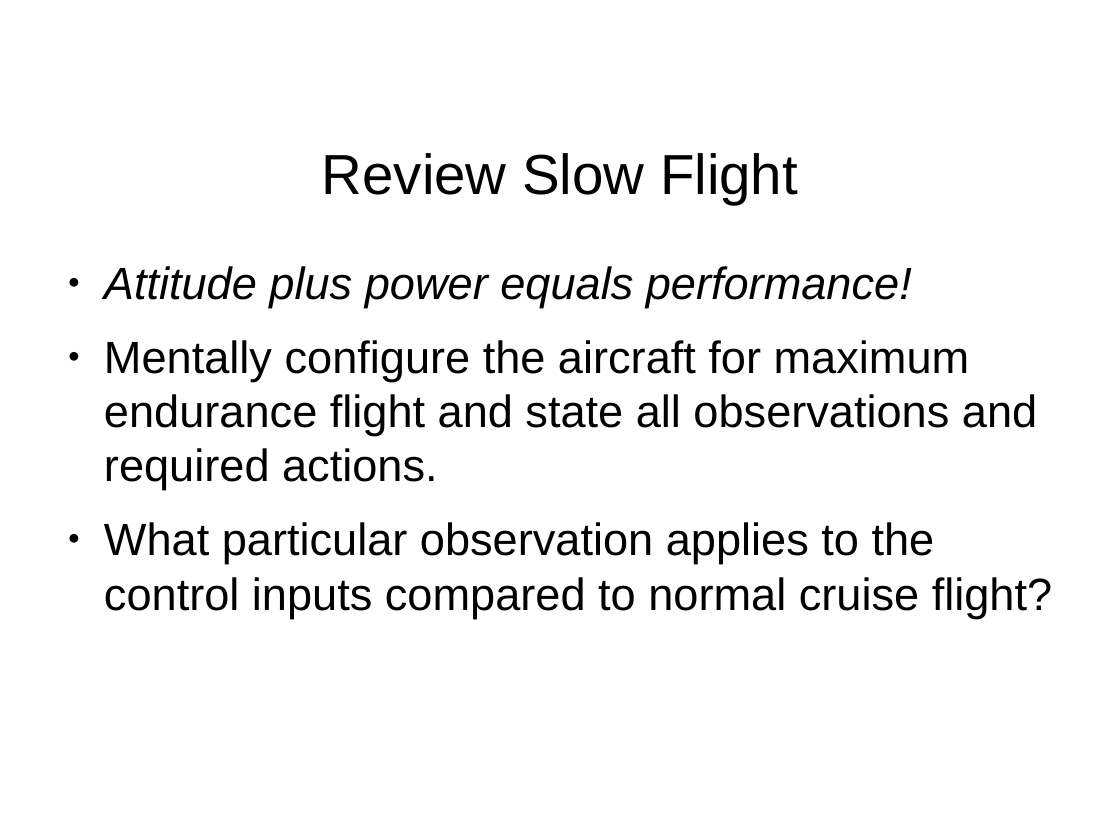
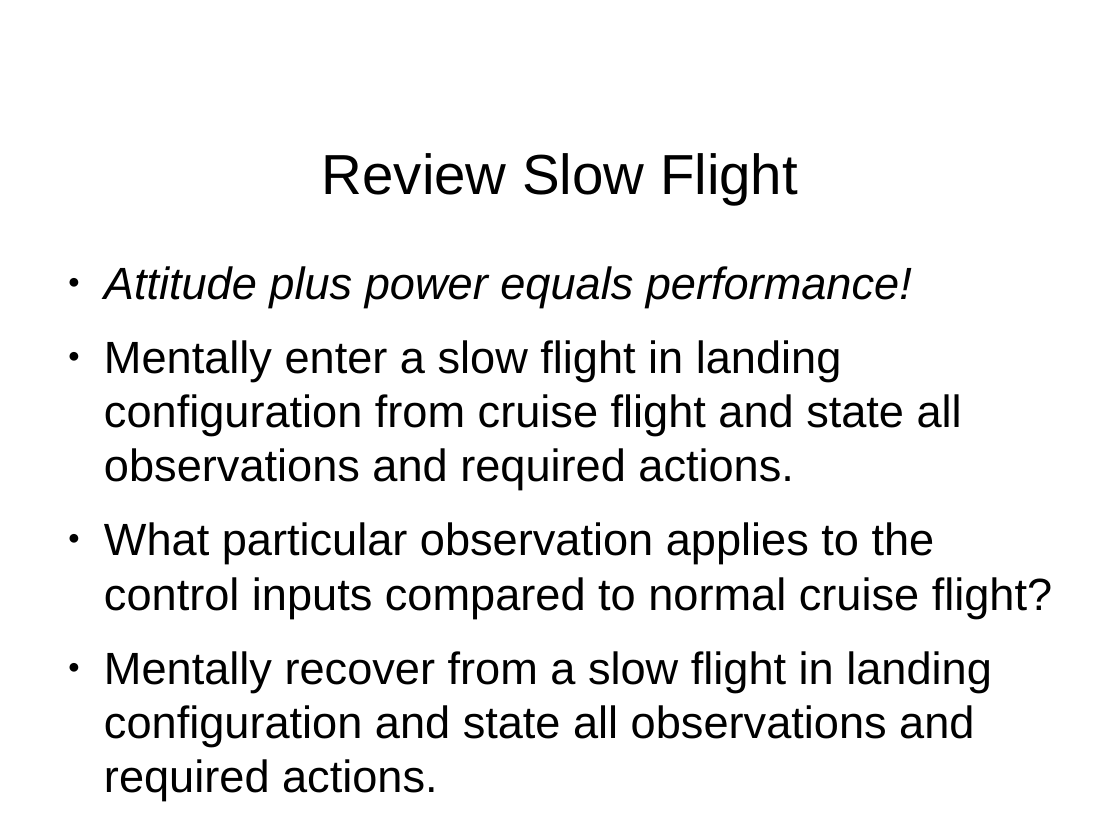
Before and after one commit to stephanheinemann/flight, a slide deck: slide 3 of FI/Stalls/Stalls.odp. Drawn at 1120x840 pixels with LibreOffice and Linux fonts; fonts in the diff are those of the drawing; background and template pictures are left out. Boxes give left, top, right and bottom in pixels: in the first picture for what was removed or moved away, otherwise in the second. Text is boxed around its words. In the diff, an @@ line names an element or a change of style, - is before the commit and + after.

```diff
--- a/FI/Stalls/Stalls.odp
+++ b/FI/Stalls/Stalls.odp
@@ text at bbox=[104, 340, 962, 490]: text changed @@
-● Mentally configure the aircraft for maximum endurance flight and state all observations and required actions.
+● Mentally enter a slow flight in landing configuration from cruise flight and state all observations and required actions.
@@ text at bbox=[104, 651, 992, 747]: paragraph added @@
+● Mentally recover from a slow flight in landing configuration and state all observations and required actions.
```
Also in this commit, not shown: 2 other slides changed, 9 slides added, 1 slide removed, 2 other files.
